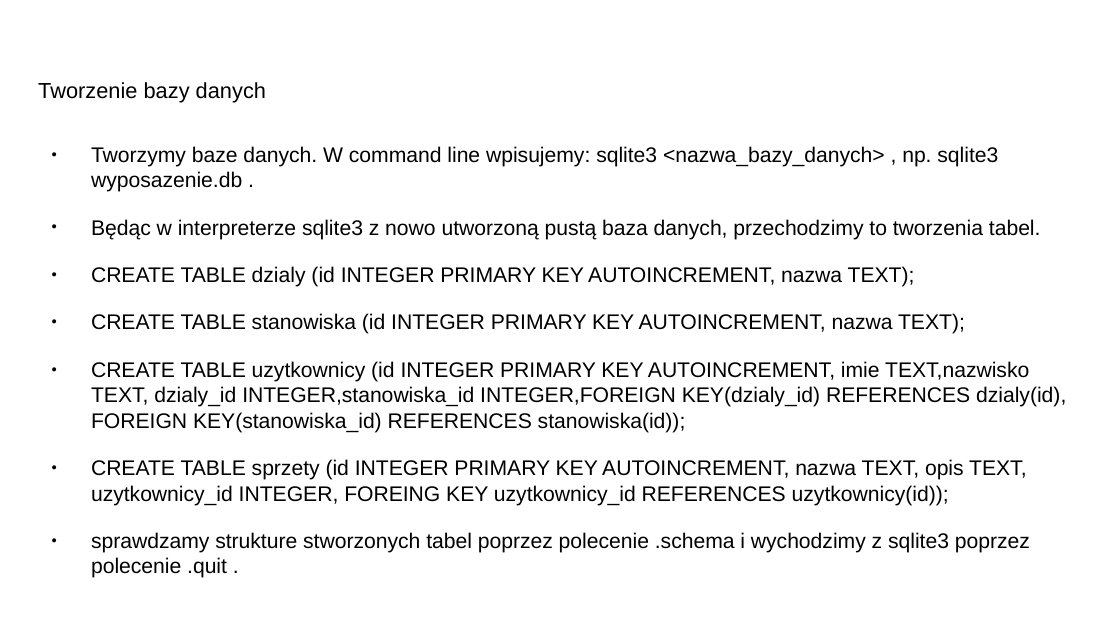
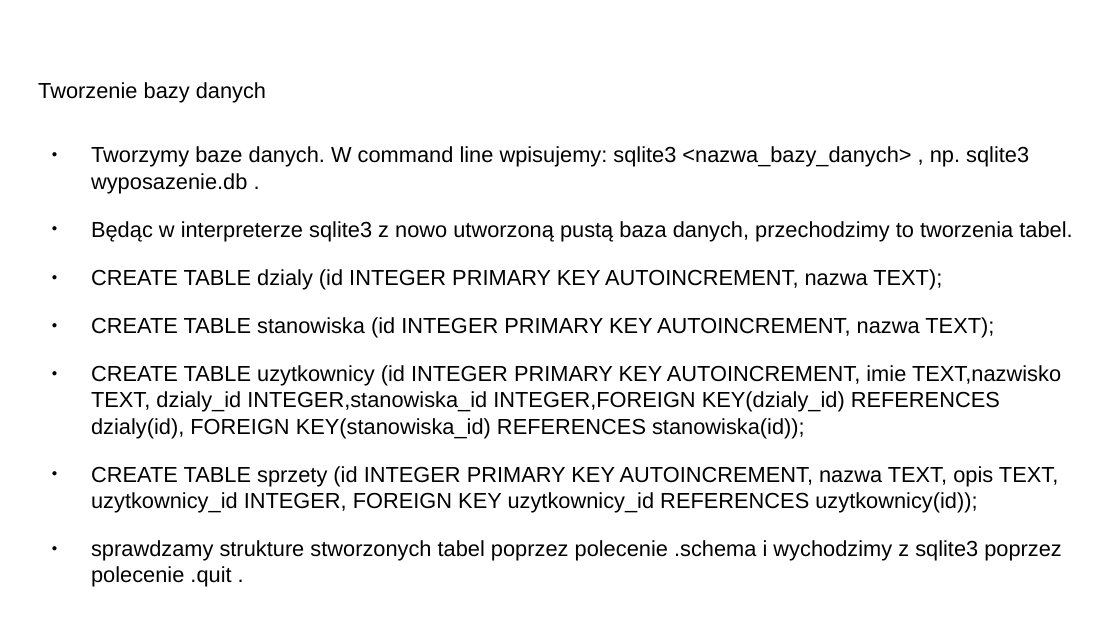
Before and after one commit to PrzemekN/wyposazenie, a slide deck: slide 10 of Projekt bazy danych Wyposazenie.pptx. Drawn at 1120x630 pixels with LibreOffice and Linux fonts; fonts in the diff are those of the drawing. Boxes give left, top, right and bottom in pixels: in the first picture for what was removed or moved away, otherwise in the second. Text is boxed around its words. In the diff, an @@ line names an element or a change of style, - is before the commit and + after.

```diff
--- a/Projekt bazy danych Wyposazenie.pptx
+++ b/Projekt bazy danych Wyposazenie.pptx
@@ text at box(91, 146, 1072, 561): size 13.6 to 14 pt in "Tworzymy baze danych. W command line wpisujemy: ...", "Będąc w interpreterze sqlite3 z nowo utworzoną ...", "CREATE TABLE dzialy (id INTEGER PRIMARY KEY ...", "CREATE TABLE stanowiska (id INTEGER PRIMARY KEY ..." and 2 more places @@
@@ text at box(91, 466, 1058, 513): text changed; size 13.6 to 14 pt @@
-● CREATE TABLE sprzety (id INTEGER PRIMARY KEY AUTOINCREMENT, nazwa TEXT, opis TEXT, uzytkownicy_id INTEGER, FOREING KEY uzytkownicy_id REFERENCES uzytkownicy(id));
+● CREATE TABLE sprzety (id INTEGER PRIMARY KEY AUTOINCREMENT, nazwa TEXT, opis TEXT, uzytkownicy_id INTEGER, FOREIGN KEY uzytkownicy_id REFERENCES uzytkownicy(id));
```
Also in this commit, not shown: 5 other slides changed, 1 other file.
